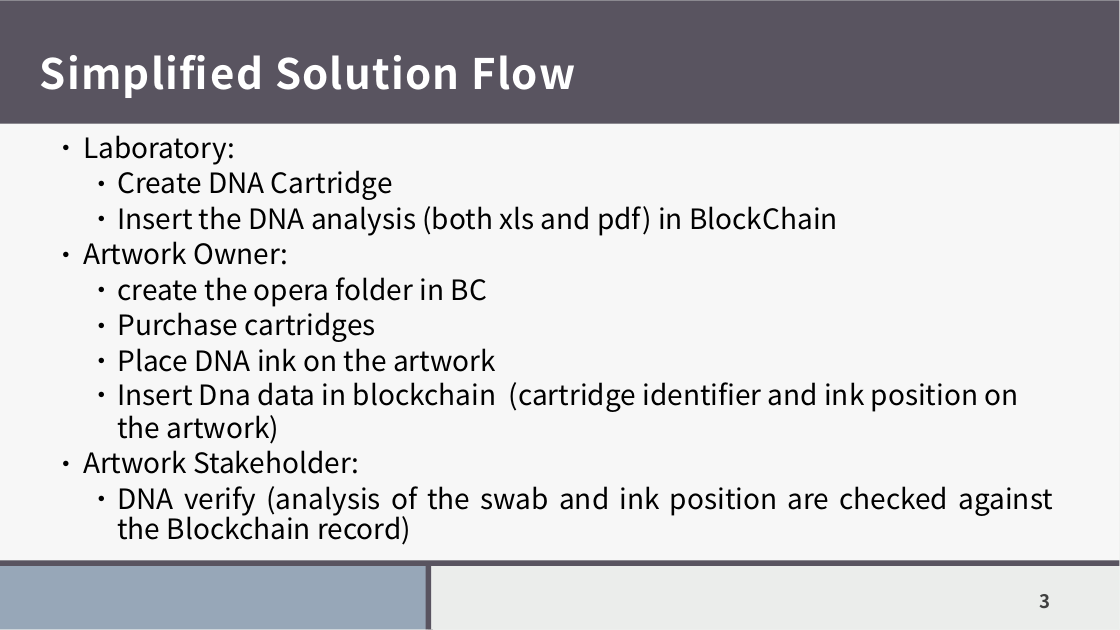
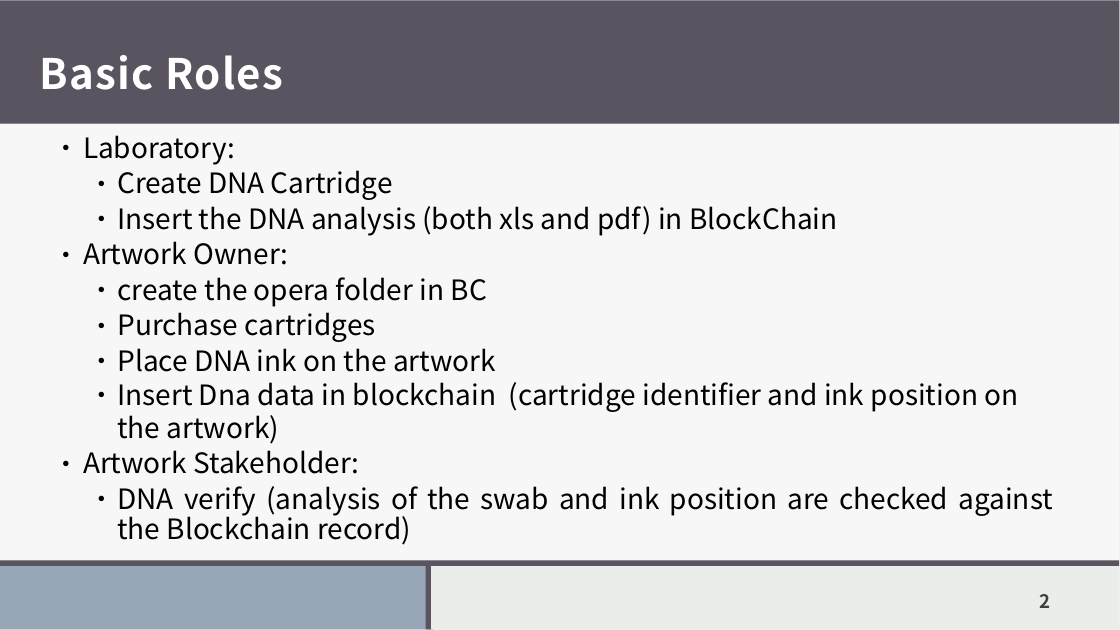
Before and after one commit to RobertoPirrone/digitaltechne, a slide deck: slide 2 of src/docs/presentations/21maggio.pptx (slide 3 before the commit). Drawn at 1120x630 pixels with LibreOffice and Linux fonts; fonts in the diff are those of the drawing. Boxes give left, top, right and bottom in pixels: in the first picture for what was removed or moved away, otherwise in the second. Text is boxed around its words. In the diff, an @@ line names an element or a change of style, - is before the commit and + after.

```diff
--- a/src/docs/presentations/21maggio.pptx
+++ b/src/docs/presentations/21maggio.pptx
@@ title at [40,55,283,90]: text changed @@
-Simplified Solution Flow
+Basic Roles
@@ page number at [1039,594,1050,608]: text changed @@
-3
+2
```
Also in this commit, not shown: 2 slides removed, 8 other files.
